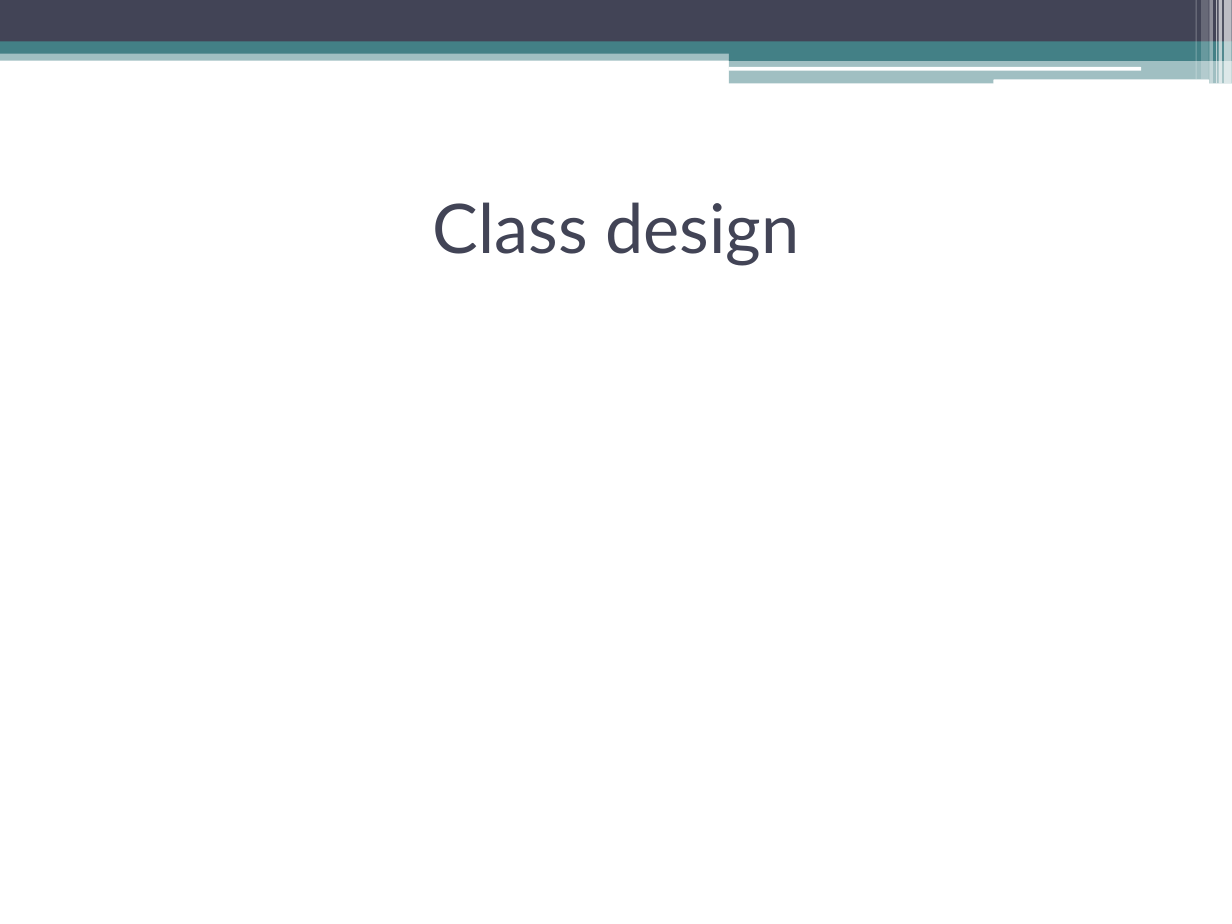
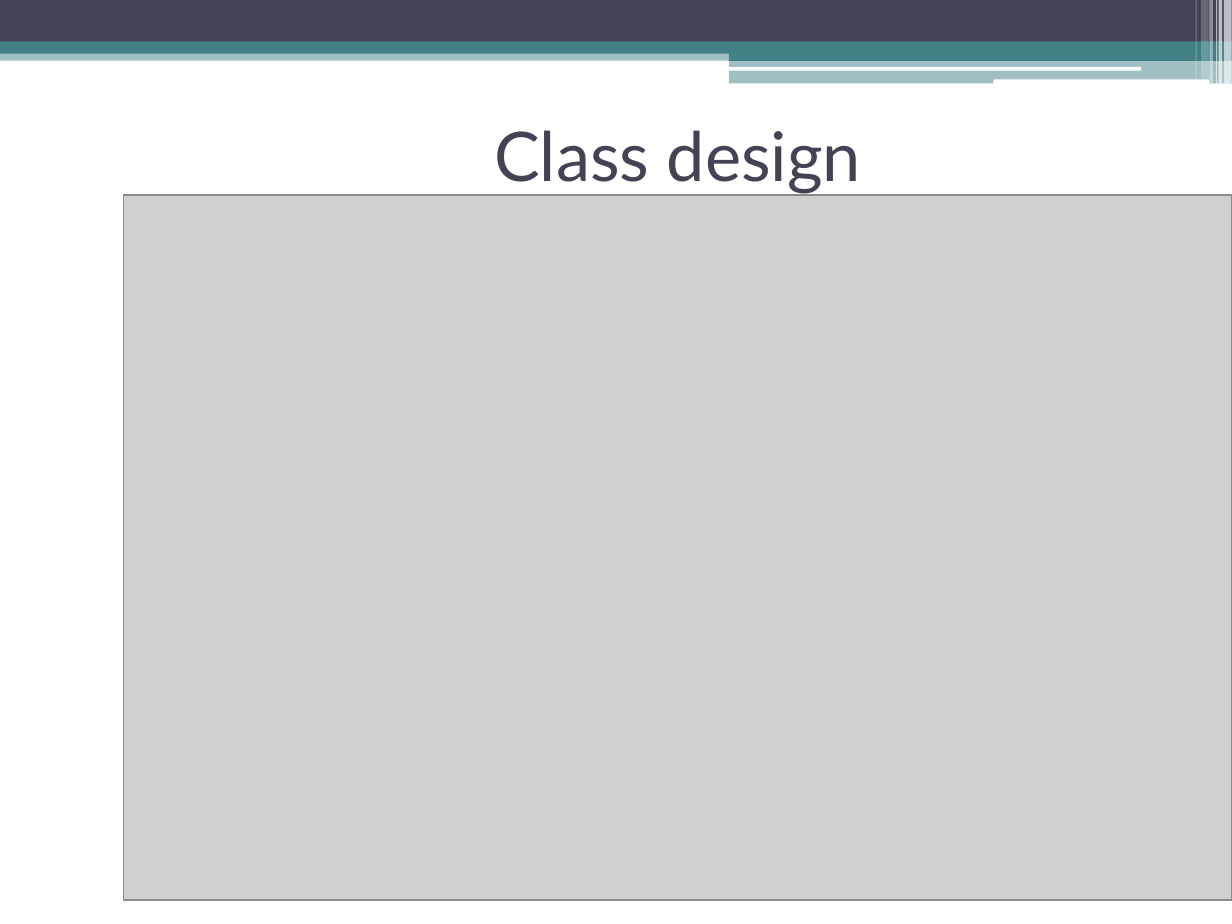
Before and after one commit to Serikjan/Sudoku-with-multiplayer-by-LAN, a slide deck: slide 20 of presentations/GUI design and Class design.pptx. Drawn at 1232x924 pixels with LibreOffice and Linux fonts; fonts in the diff are those of the drawing; grey boxes stand for pictures. Boxes give left, top, right and bottom in pixels: in the first picture for what was removed or moved away, otherwise in the second. Text is boxed around its words. In the diff, an @@ line names an element or a change of style, - is before the commit and + after.

```diff
--- a/presentations/GUI design and Class design.pptx
+++ b/presentations/GUI design and Class design.pptx
@@ title "Class design": place and size @@
-title "Class design" at [433, 202, 799, 266]
+title "Class design" at [494, 130, 861, 194]
@@ picture added at [123, 195, 1232, 899] @@
```
Also in this commit, not shown: 1 other slide changed.
